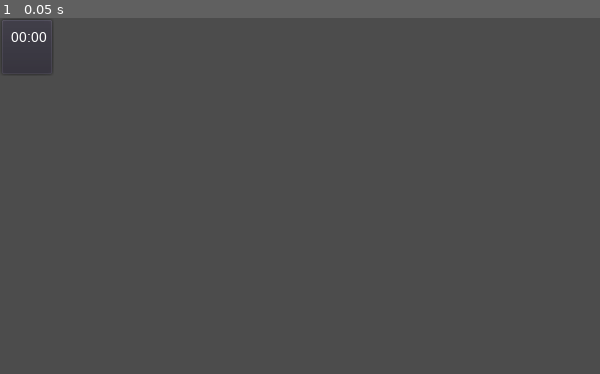
Above: before the commit, frame 1.
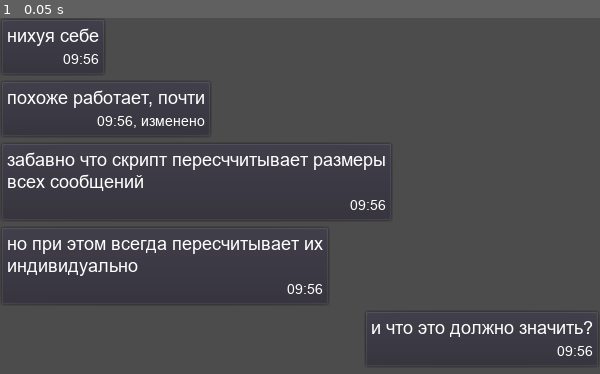
Above: after the commit, the same moment.

Repository: LeshaLukash/The-Chat-Prototype
Game: Godot game, scene res://chat.tscn
Two runs of this game, one before a commit and one after it. Both use one fixed random seed, a clock stepped at 60 frames per second and the inputs below. Before the commit the project starts from res://message.tscn.
Inputs:
- Up to frame 1 (0.05 s): no input

The runs differ from the first frame. In frame 1, 4.2% of the frame differs, in the area x 1-99%, y 0-95%.

Commit message:
Chat
Переименовал главную сцену: Main -> Chat, она будет загружать txt-файл с содержанием привязанных к ней переписок, создавать message-ноды и записывать в них тексты сообщений

Diff:
--- a/main.tscn
+++ b/chat.tscn
@@ -3,7 +3,7 @@
 [ext_resource path="res://theme.tres" type="Theme" id=1]
 [ext_resource path="res://message.tscn" type="PackedScene" id=2]
 
-[node name="Main" type="Control"]
+[node name="Chat" type="Control"]
 anchor_right = 1.0
 anchor_bottom = 1.0
 theme = ExtResource( 1 )
@@ -28,9 +28,11 @@
 margin_top = 62.0
 margin_right = 600.0
 margin_bottom = 120.0
-custom_constants/margin_right = 392
-message_text = "похоже работает почти"
+rect_min_size = Vector2( 122, 58 )
+custom_constants/margin_right = 388
+message_text = "похоже работает, почти"
 message_time = "09:56"
+is_edited = true
 
 [node name="Message3" parent="VScrollBar/VBoxContainer" instance=ExtResource( 2 )]
 margin_top = 124.0
@@ -52,6 +54,7 @@
 margin_top = 292.0
 margin_right = 600.0
 margin_bottom = 350.0
-custom_constants/margin_left = 355
-message_text = "и что это должно значить,"
+custom_constants/margin_right = 0
+custom_constants/margin_left = 364
+message_text = "и что это должно значить?"
 message_time = "09:56"
--- a/project.godot
+++ b/project.godot
@@ -11,7 +11,7 @@
 [application]
 
 config/name="The Chat Prototype"
-run/main_scene="res://message.tscn"
+run/main_scene="res://chat.tscn"
 config/icon="res://icon.png"
 
 [display]
